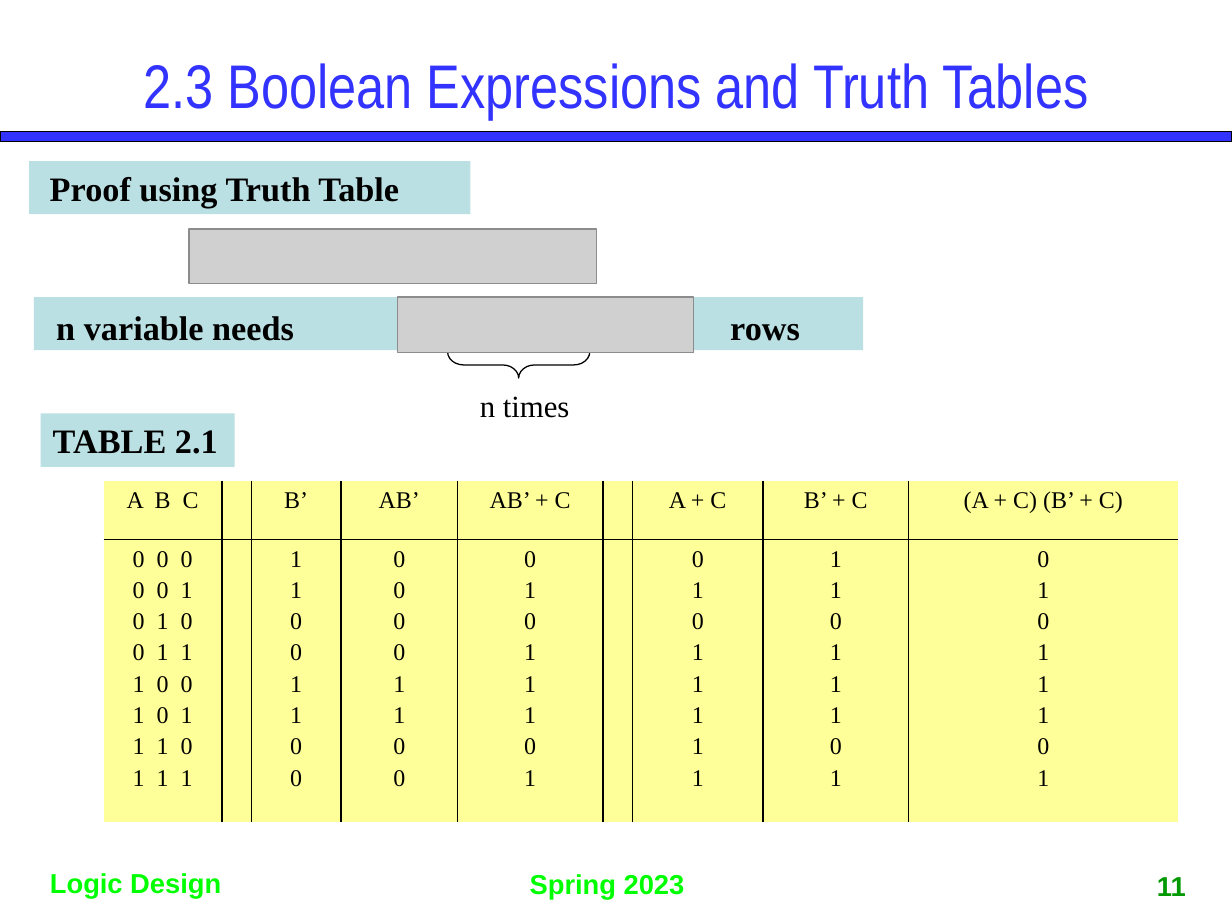
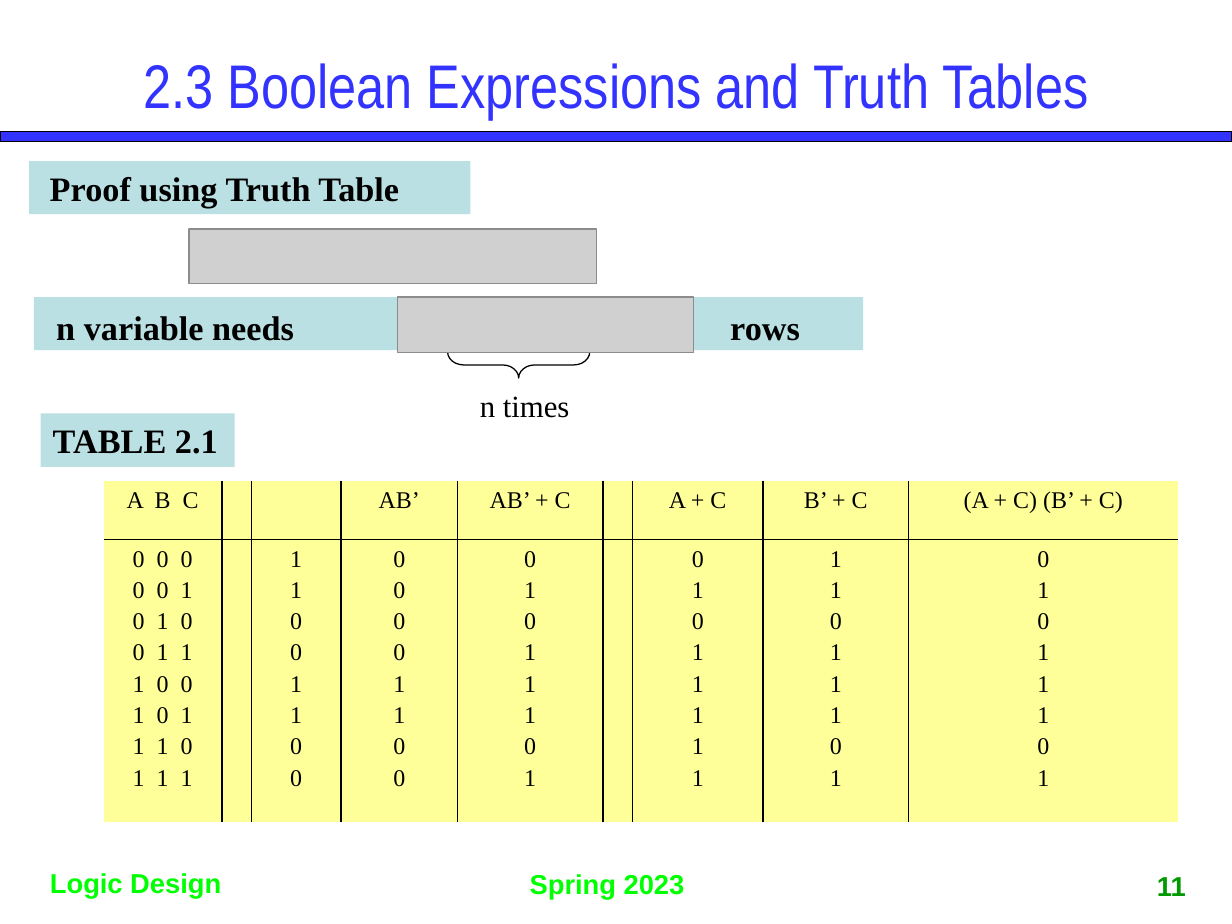
Before and after one commit to gdlee412/Logic-Circuits, a slide deck: slide 11 of 자료/Ch2. Boolean1 part1.pptx. Drawn at 1232x924 pixels with LibreOffice and Linux fonts; fonts in the diff are those of the drawing; grey boxes stand for pictures. Boxes give left, top, right and bottom in pixels: in the first picture for what was removed or moved away, otherwise in the second. Text is boxed around its words. In the diff, an @@ line names an element or a change of style, - is before the commit and + after.

Commit message:
Week 2 Lecture

```diff
--- a/자료/Ch2. Boolean1 part1.pptx
+++ b/자료/Ch2. Boolean1 part1.pptx
@@ table at <box>103,482,1175,823</box> @@
-row 1, column 3: B’
+row 1, column 3: 
```
